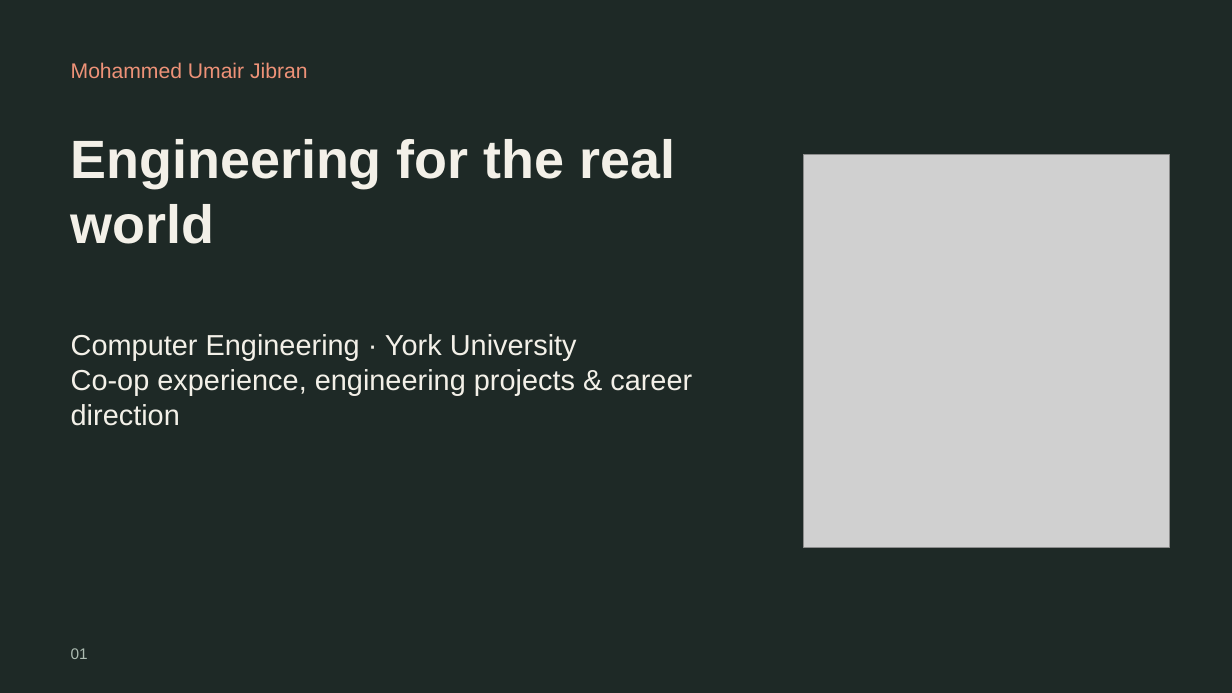
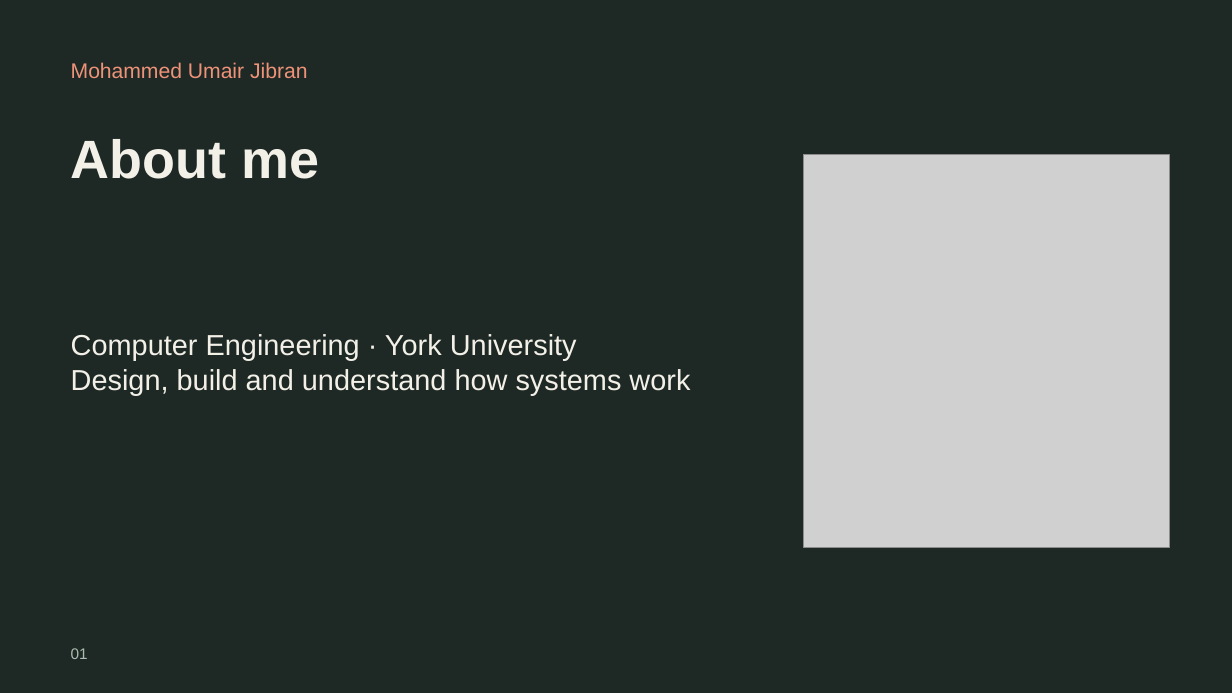
Before and after one commit to mjumair7/UmairJibran-ePortfolio, a slide deck: slide 1 of assets/About-Me.pptx. Drawn at 1232x693 pixels with LibreOffice and Linux fonts; fonts in the diff are those of the drawing; grey boxes stand for pictures. Boxes give left, top, right and bottom in pixels: in the first picture for what was removed or moved away, otherwise in the second. Text is boxed around its words. In the diff, an @@ line names an element or a change of style, - is before the commit and + after.

```diff
--- a/assets/About-Me.pptx
+++ b/assets/About-Me.pptx
@@ text at bbox=[71, 139, 319, 179]: text changed @@
-Engineering for the real world
+About me
@@ text at bbox=[71, 369, 690, 395]: text changed @@
-Co-op experience, engineering projects & career direction
+Design, build and understand how systems work
```
Also in this commit, not shown: 2 other slides changed, 2 slides added, 4 slides removed, 2 other files.
